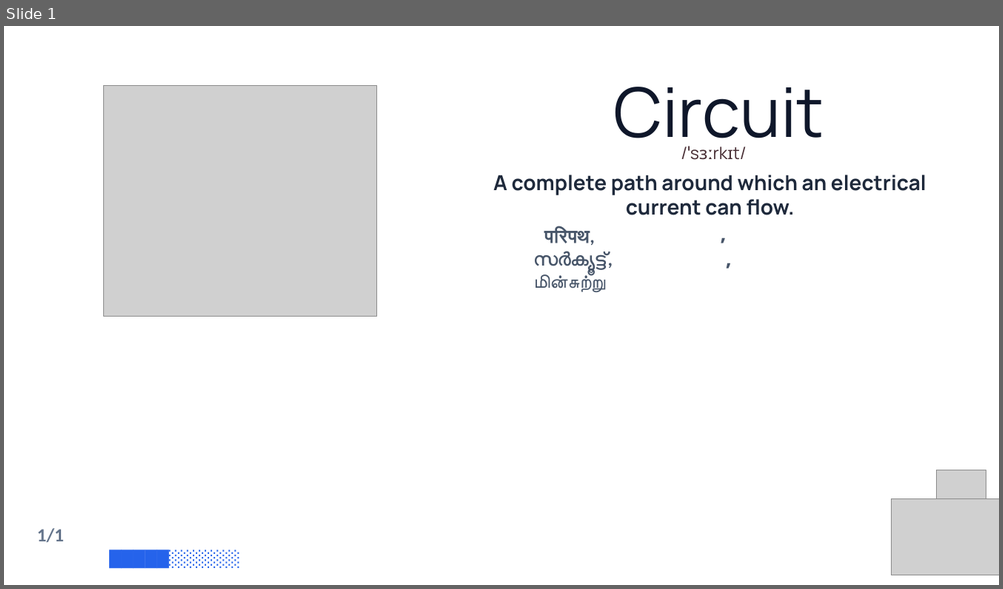
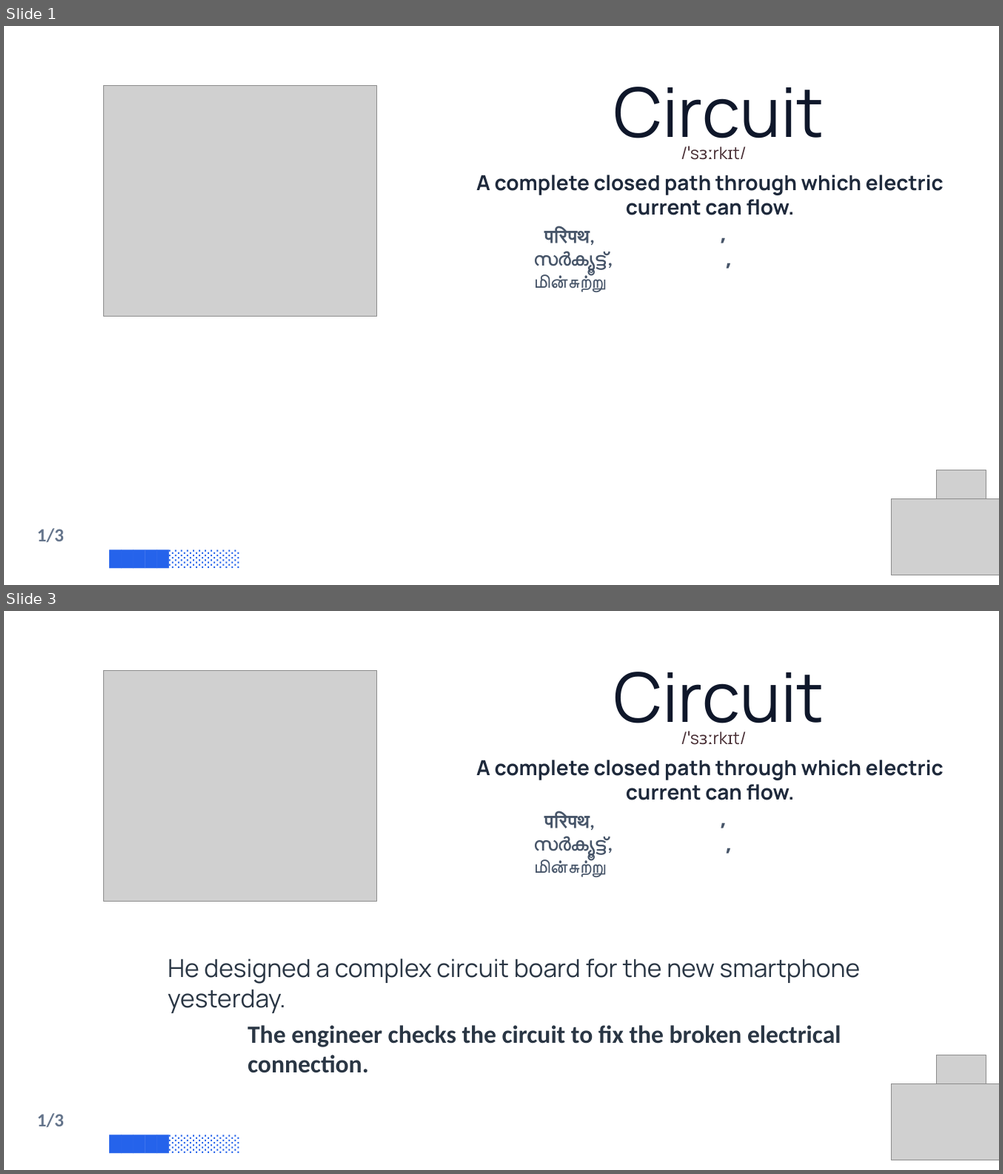
Before and after one commit to PrinceNR/AIVideoAutomation, a slide deck: output/test_builder.pptx. Shown one above the other, each under a label of ours: slide 1 before the commit, slides 1 and 3 after it; the slides between them are not shown. The pictures are 1003x589 and 1003x1174 pixels, drawn with LibreOffice and Linux fonts; fonts in the diff are those of the drawing; grey boxes stand for pictures; background and template pictures are left out. Boxes give left, top, right and bottom in pixels: in the first picture for what was removed or moved away, otherwise in the second. Text is boxed around its words. In the diff, an @@ line names an element or a change of style, - is before the commit and + after.

```diff
--- a/output/test_builder.pptx
+++ b/output/test_builder.pptx
@@ slide 3 added at [4,611,999,1170], background picture (left out) @@
@@ picture added at [104,671,377,901] @@
@@ text added at [613,672,823,740], 66 pt, text #0F172A @@
+Circuit
@@ text added at [598,727,829,749], 16.5 pt, text #472D33 @@
+/ˈsɜːrkɪt/
@@ text added at [476,760,943,800], 20 pt, text #1E293B, bold @@
+A complete closed path through which electric current can flow.
@@ text added at [720,806,999,917], 20 pt, text #475569, bold @@
+,
+,
@@ text added at [534,814,612,877], 18 pt, text #475569, bold @@
+परिपथ,
+സർക്യൂട്ട്,
+மின்சுற்று
@@ text added at [168,959,860,984], 24 pt, text #2A3644 @@
+He designed a complex circuit board for the new smartphone yesterday.
@@ text added at [247,1025,841,1048], 24 pt, text #2A3644, bold @@
+The engineer checks the circuit to fix the broken electrical connection.
@@ picture added at [936,1056,986,1094] @@
@@ picture added at [891,1085,999,1161] @@
@@ text added at [37,1113,64,1128], 18 pt, text #64748B, bold @@
+1/3
@@ text added at [24,1135,326,1153], 15 pt, text #2563EB @@
+█████░░░░░░
@@ slide 1 changed as well @@
@@ text at [476,175,943,215]: text changed @@
-A complete path around which an electrical current can flow.
+A complete closed path through which electric current can flow.
@@ text at [37,528,64,543]: text changed @@
-1/1
+1/3
```
Also in this commit, not shown: 10 other slides added, 3 slides removed, 29 other files.
